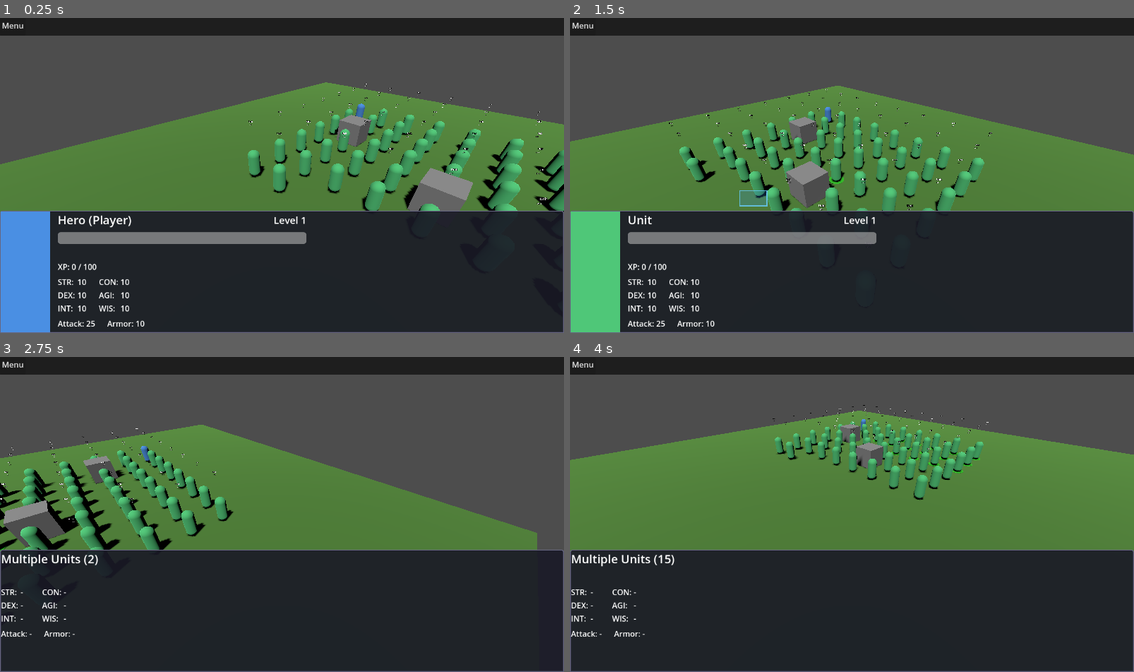
Above: before the commit, frames 1-4 (two rows, left to right).
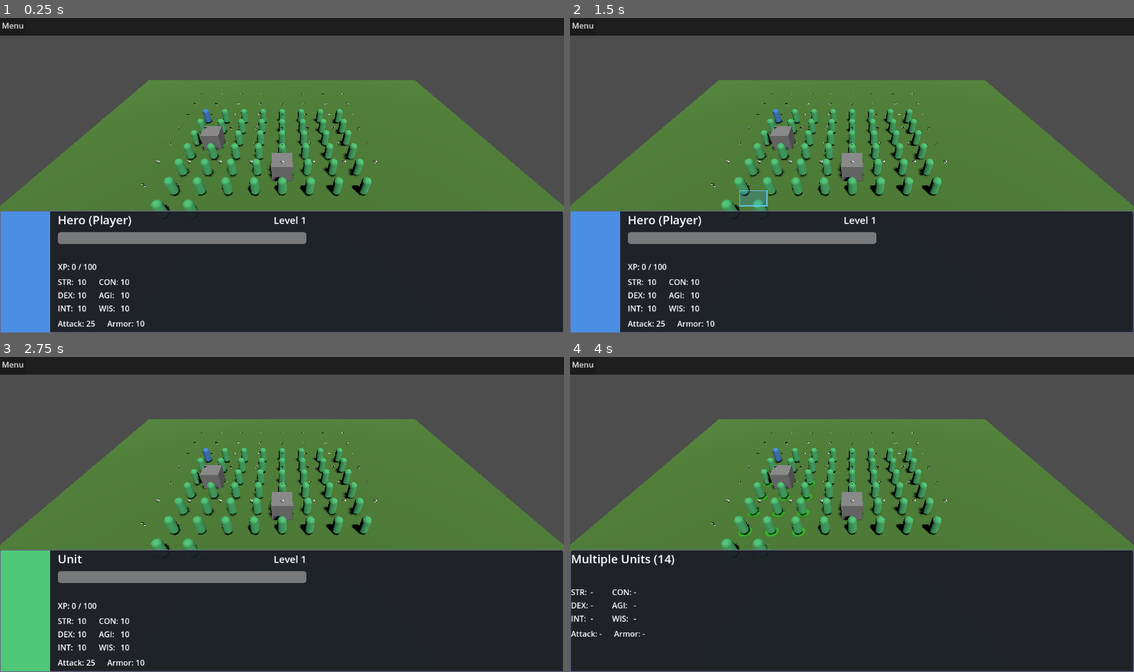
Above: after the commit, the same moments.

Repository: Panix-Develop/godot-rpg
Game: Godot game, scene res://scenes/world.tscn
The game is run twice, just before and just after one commit, with the same random seed, the same clock (stepped at 60 frames per second) and the same inputs.
Inputs (mouse positions are in pixels of both pictures, inside the frame that each line leads up to):
- Up to frame 1 (0.25 s): no input
- Up to frame 2 (1.5 s): tap Enter at 0.5 s; move the mouse to (976, 159) at 0.52 s; hold Right (ui_right) 0.53-1.25 s; tap Mouse wheel down (scroll_down) at 0.6 s; click (976, 159) at 0.67 s; drag from (739, 191) to (823, 238) at 1.27 s
- Up to frame 3 (2.75 s): move the mouse to (338, 445) at 2.02 s; hold Right (ui_right) from 2.03 s (still down); hold Shift from 2.03 s (still down)
- Up to frame 4 (4 s): release Right (ui_right) at 2.75 s; release Shift at 2.75 s; drag from (823, 577) to (682, 467) at 2.77 s; move the mouse to (1021, 561) at 3.52 s; hold Left (ui_left) from 3.53 s (still down); tap Mouse wheel up (scroll_up) at 3.6 s

The runs differ from the first frame. In frame 1, 17% of the frame differs, in the area x 0-100%, y 19-62%; in frame 2, 19%; in frame 3, 25%, in the area x 0-100%, y 19-100%; in frame 4, 14%.
Error after the commit: Parse Error: Identifier "angle_rad" not declared in the current scope. (res://scripts/camera_controller.gd:95)

Commit message:
feat(camera): Disable camera movement when settings panel is open
- Add camera_enabled property to camera_controller.gd
- Add set_camera_enabled() method for external control
- HUD now disables camera when settings panel opens
- Camera re-enabled when settings panel closes
- Prevents camera drift from edge scrolling/WASD while in settings

Diff:
--- a/scripts/camera_controller.gd
+++ b/scripts/camera_controller.gd
@@ -11,6 +11,7 @@
 @export var map_bounds: Vector2 = Vector2(25, 25)  # Half-size of terrain (50x50 / 2)
 
 var camera_distance: float = 15.0
+var camera_enabled: bool = true  # Disable when UI panels are open
 
 func _ready():
 	# Set isometric angle (45 degrees horizontal, 35 degrees vertical)
@@ -18,8 +19,9 @@
 	update_camera_position()
 
 func _process(delta):
-	handle_camera_movement(delta)
-	handle_camera_zoom(delta)
+	if camera_enabled:
+		handle_camera_movement(delta)
+		handle_camera_zoom(delta)
 
 func handle_camera_movement(delta):
 	var viewport_size = get_viewport().get_visible_rect().size
@@ -86,4 +88,8 @@
 	# Maintain isometric angle while zooming
 	var angle_rad = deg_to_rad(-35)
 	position.y = camera_distance * sin(-angle_rad)
+
+func set_camera_enabled(enabled: bool) -> void:
+	"""Enable or disable camera controls (called by UI when panels open/close)."""
+	camera_enabled = enabled
 	position.z = camera_distance * cos(-angle_rad)
--- a/scripts/ui/hud.gd
+++ b/scripts/ui/hud.gd
@@ -24,6 +24,22 @@
 @onready var attack_label = $BottomPanel/HBoxContainer/UnitInfo/CombatStats/AttackLabel
 @onready var armor_label = $BottomPanel/HBoxContainer/UnitInfo/CombatStats/ArmorLabel
 @onready var unspent_points_label = $BottomPanel/HBoxContainer/UnitInfo/CombatStats/UnspentPointsLabel
+
+var camera_controller: Camera3D = null
+
+func _ready() -> void:
+	# Get camera reference for disabling during UI interactions
+	var root = get_tree().root
+	camera_controller = root.get_node_or_null("Main/Camera3D")
+
+	# Connect to settings panel visibility changes
+	if settings_panel:
+		settings_panel.visibility_changed.connect(_on_settings_panel_visibility_changed)
+
+func _on_settings_panel_visibility_changed() -> void:
+	"""Disable camera when settings panel is open."""
+	if camera_controller and camera_controller.has_method("set_camera_enabled"):
+		camera_controller.set_camera_enabled(!settings_panel.visible)
 
 func _on_menu_button_pressed():
 	settings_panel.visible = !settings_panel.visible
Not shown, changed: .tasks/tasks-hud-expansion-and-bug-fixes.md
